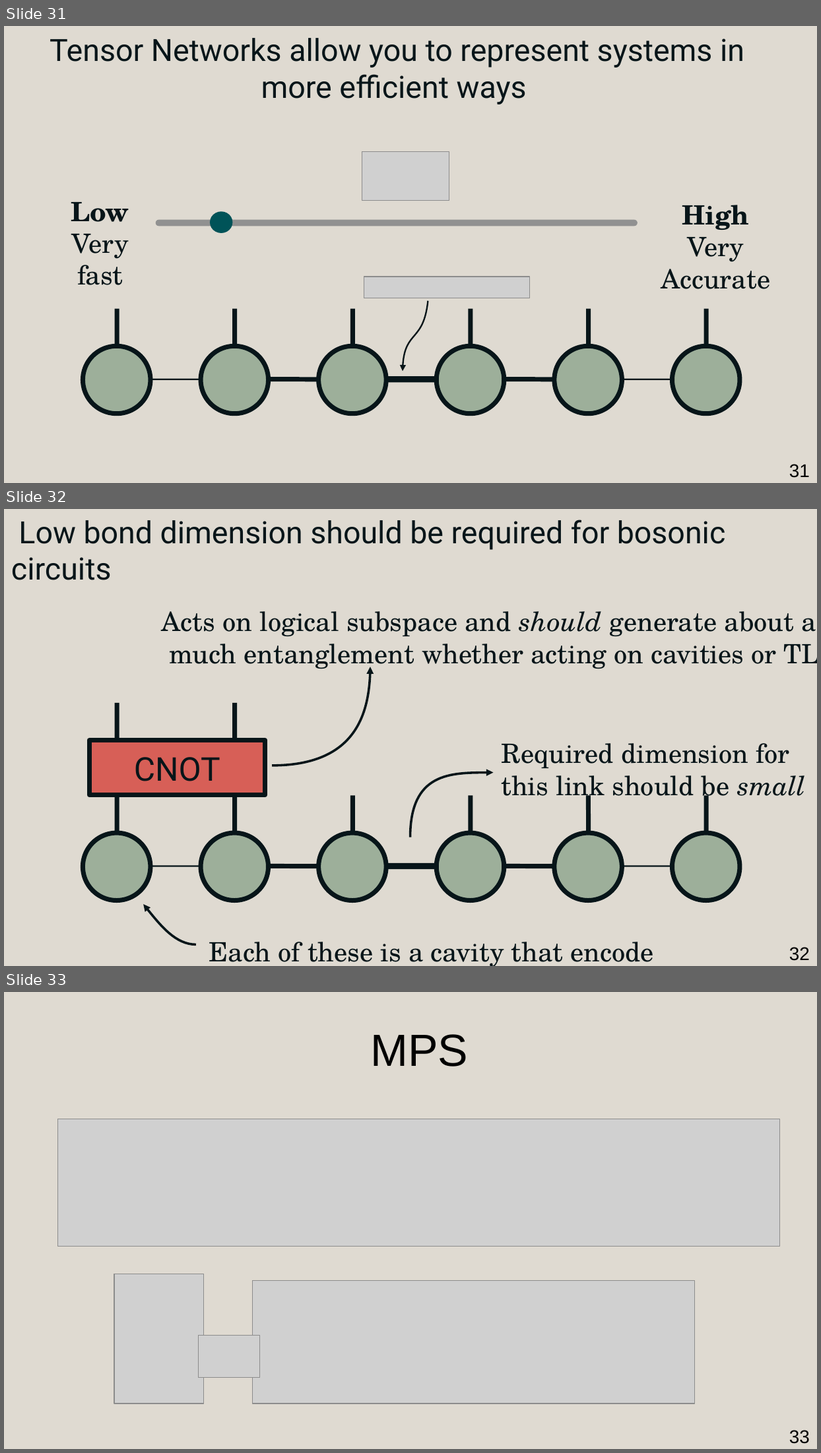
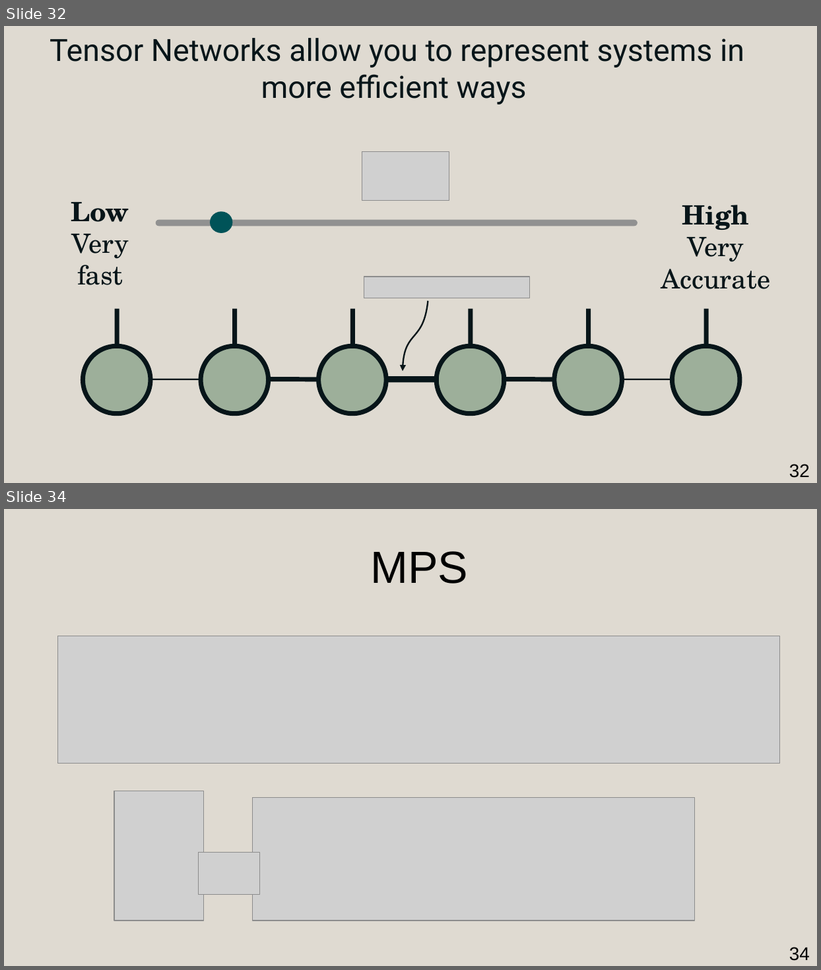
Before and after one commit to AmdaU/presentations, a slide deck: Seminaire/Seminaire.odp. Shown one above the other, each under a label of ours: slides 31, 32 and 33 before the commit, slides 32 and 34 after it; the slides between them are not shown. The pictures are 821x1453 and 821x970 pixels, drawn with LibreOffice and Linux fonts; fonts in the diff are those of the drawing; grey boxes stand for pictures. Boxes give left, top, right and bottom in pixels: in the first picture for what was removed or moved away, otherwise in the second. Text is boxed around its words. In the diff, an @@ line names an element or a change of style, - is before the commit and + after.

```diff
--- a/Seminaire/Seminaire.odp
+++ b/Seminaire/Seminaire.odp
@@ slide 32 removed at <box>4,509,817,966</box>, background #DFDAD1 @@
@@ text removed at <box>11,520,726,580</box> @@
-Low bond dimension should be required for bosonic circuits
@@ text removed at <box>162,611,817,671</box> @@
-Acts on logical subspace and should generate about as
-much entanglement whether acting on cavities or TLSs
@@ freeform shape removed at <box>273,667,371,766</box> @@
@@ line removed from (117, 703) to (117, 741) @@
@@ line removed from (235, 703) to (235, 741) @@
@@ rectangle removed at <box>90,741,266,796</box> @@
-CNOT
@@ text removed at <box>502,743,806,804</box> @@
-Required dimension for
-this link should be small
@@ freeform shape removed at <box>411,773,494,838</box> @@
@@ line removed from (117, 796) to (117, 833) @@
@@ line removed from (235, 796) to (235, 833) @@
@@ line removed from (353, 796) to (353, 833) @@
@@ line removed from (471, 796) to (471, 833) @@
@@ line removed from (588, 796) to (588, 833) @@
@@ line removed from (706, 796) to (706, 833) @@
@@ ellipse removed at <box>83,834,151,902</box> @@
@@ ellipse removed at <box>201,834,269,902</box> @@
@@ ellipse removed at <box>319,834,387,902</box> @@
@@ ellipse removed at <box>436,834,504,902</box> @@
@@ ellipse removed at <box>554,834,622,902</box> @@
@@ ellipse removed at <box>673,834,741,902</box> @@
@@ line removed from (151, 867) to (201, 867) @@
@@ line removed from (269, 867) to (318, 867) @@
@@ line removed from (387, 867) to (436, 867) @@
@@ line removed from (505, 867) to (554, 867) @@
@@ line removed from (623, 867) to (673, 867) @@
@@ freeform shape removed at <box>143,904,196,945</box> @@
@@ text removed at <box>209,942,653,966</box> @@
-Each of these is a cavity that encode a qubit
@@ page number removed at <box>789,947,810,961</box> @@
-32
@@ what was slide 31 is now slide 32 @@
@@ page number at <box>789,464,810,478</box>: text changed @@
-31
+32
@@ what was slide 33 is now slide 34 @@
@@ page number at <box>789,947,810,961</box>: text changed @@
-33
+34
```
Also in this commit, not shown: 4 slides changed, 6 slides added, 4 other slides removed, 50 other files.
